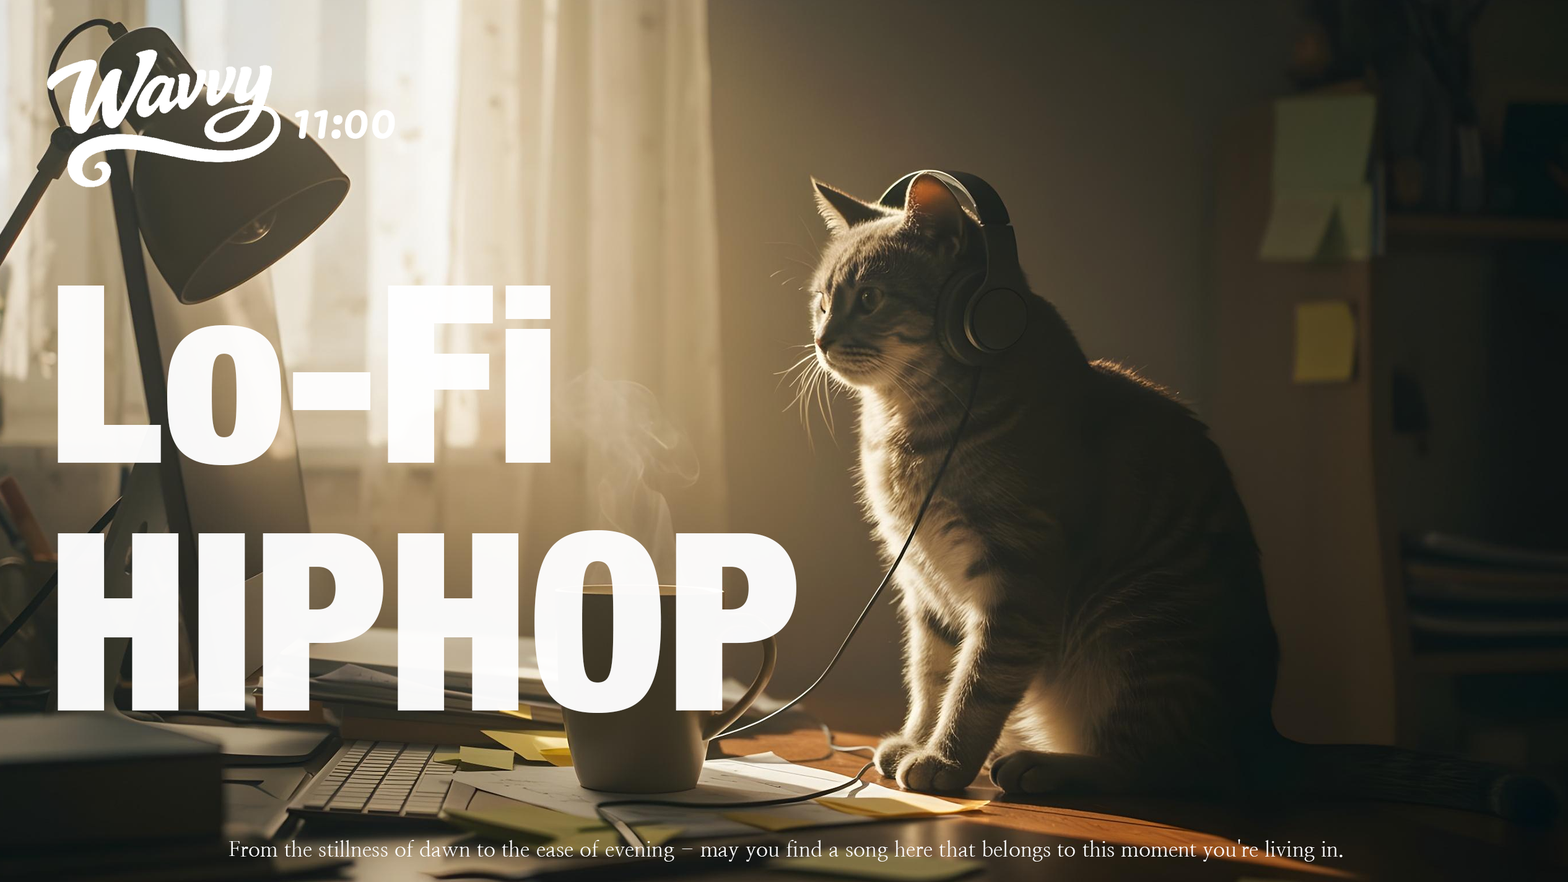
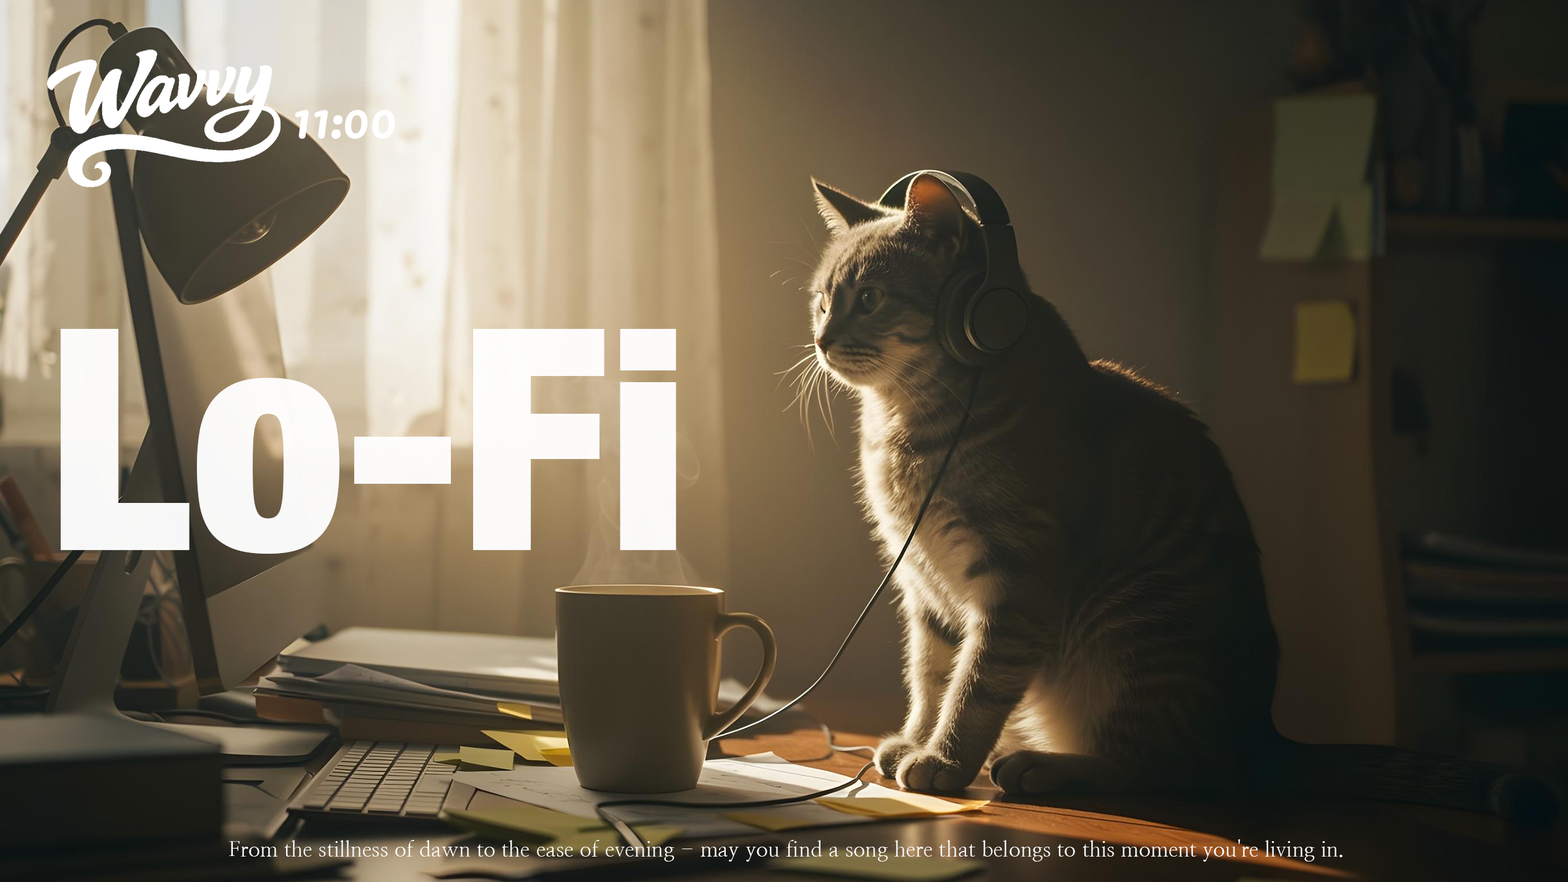
Layer changes from the first w=1568, h=882 image to the second:
renamed "Lo-Fi HIPHOP" to "Lo-Fi", painted on it over bbox(57, 285, 797, 713)